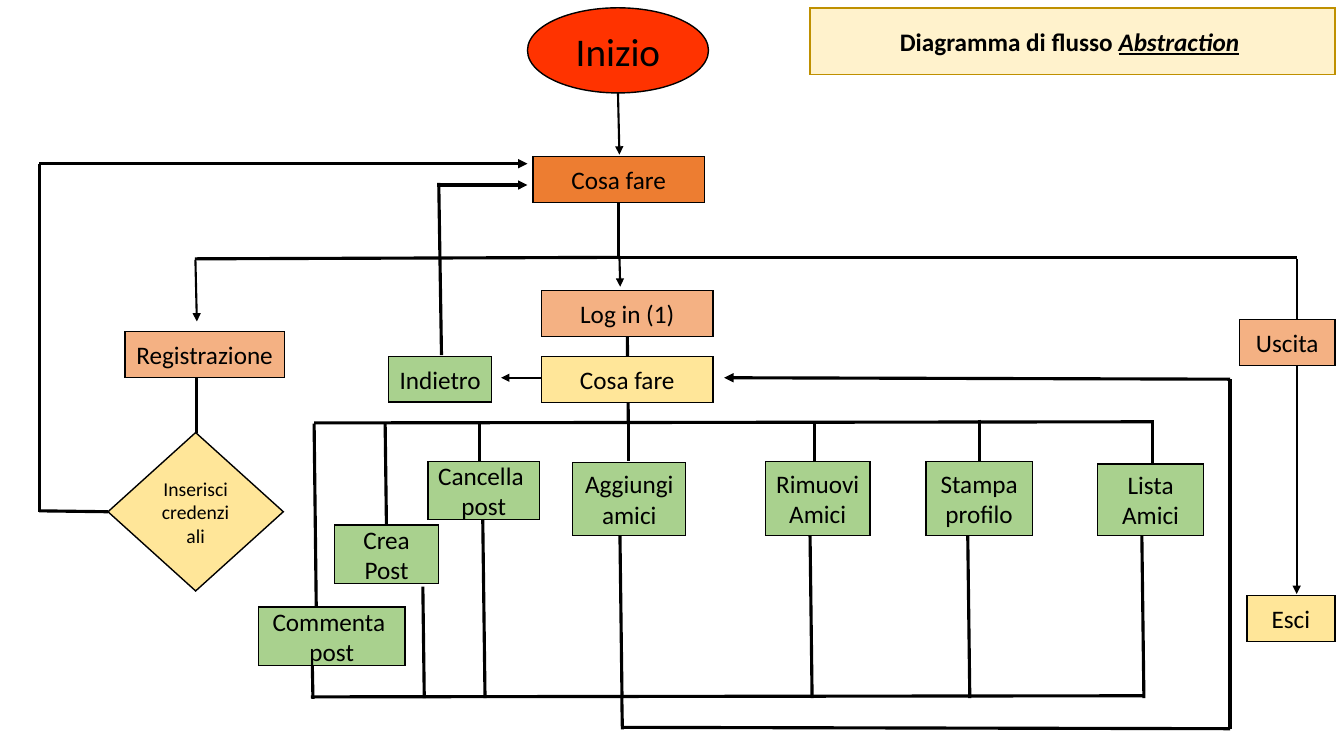
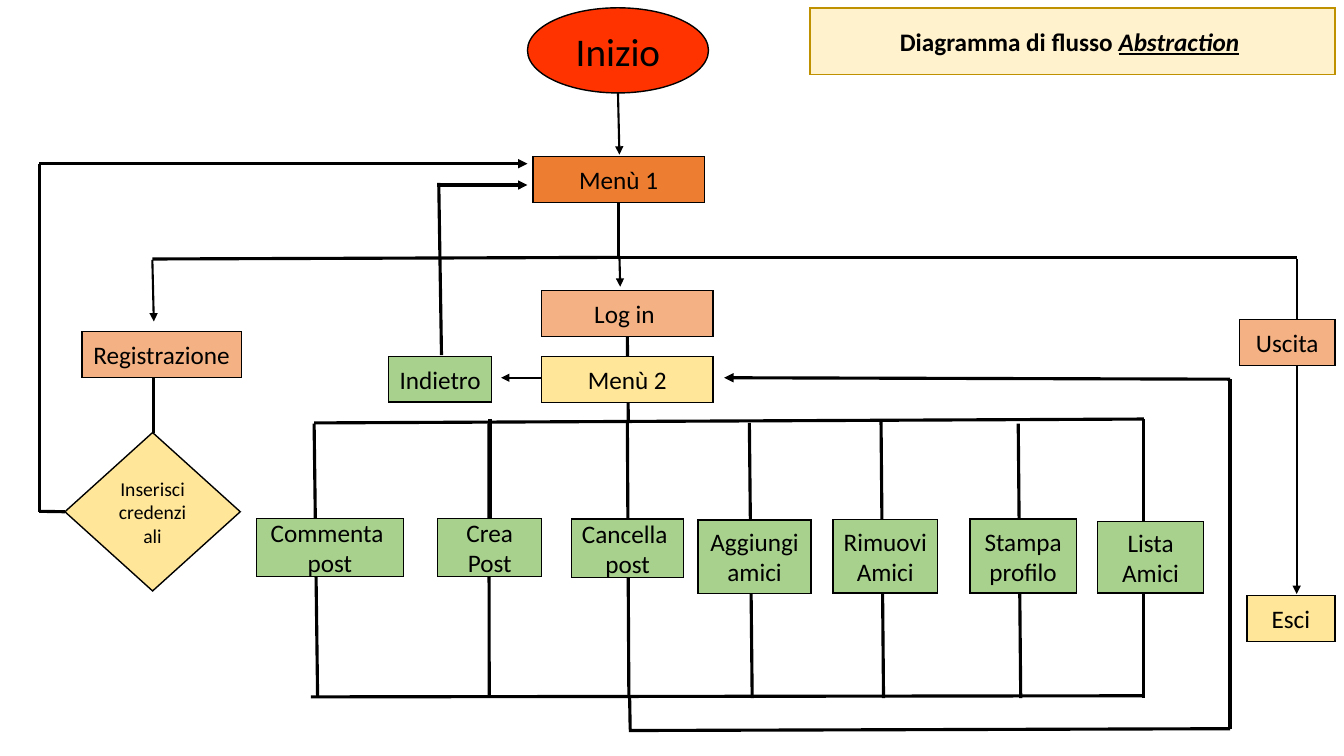
Before and after one commit to Vinx989/team4, a slide deck: slide 1 of flusso_prova.pptx. Drawn at 1344x756 pixels with LibreOffice and Linux fonts; fonts in the diff are those of the drawing. Boxes give left, top, right and bottom in pixels: in the first picture for what was removed or moved away, otherwise in the second. Text is boxed around its words. In the diff, an @@ line names an element or a change of style, - is before the commit and + after.

```diff
--- a/flusso_prova.pptx
+++ b/flusso_prova.pptx
@@ text in rectangle at box(579, 171, 658, 189): text changed @@
-Cosa fare
+Menù 1
@@ 1 diamond, 1 rectangle, 1 line, 1 arrow: place and size @@
-1 diamond, 1 rectangle, 1 line, 1 arrow at box(108, 260, 284, 591)
+1 diamond, 1 rectangle, 1 line, 1 arrow at box(65, 260, 241, 591)
@@ line moved from (619, 257) - (195, 259) to (619, 257) - (152, 259) @@
@@ text in rectangle at box(594, 305, 655, 328): text changed @@
-Log in (1)
+Log in
@@ text in rectangle at box(588, 371, 667, 390): text changed @@
-Cosa fare
+Menù 2
@@ line moved from (1154, 421) - (315, 423) to (1144, 419) - (315, 423) @@
@@ line moved from (385, 423) - (387, 535) to (490, 419) - (490, 555) @@
@@ line removed from (628, 419) to (628, 461) @@
@@ line removed from (979, 419) to (979, 461) @@
@@ line moved from (1142, 520) - (1144, 699) to (1144, 419) - (1144, 699) @@
@@ line moved from (315, 423) - (317, 607) to (315, 423) - (318, 697) @@
@@ line removed from (480, 421) to (480, 461) @@
@@ line moved from (422, 587) - (424, 699) to (489, 423) - (489, 696) @@
@@ line moved from (483, 520) - (485, 699) to (627, 420) - (629, 699) @@
@@ line moved from (620, 520) - (622, 699) to (749, 423) - (752, 699) @@
@@ line removed from (815, 423) to (815, 464) @@
@@ line moved from (810, 520) - (813, 699) to (881, 421) - (884, 699) @@
@@ line moved from (968, 520) - (970, 699) to (1018, 423) - (1021, 699) @@
@@ line removed from (1152, 421) to (1152, 463) @@
@@ line moved from (108, 512) - (39, 511) to (65, 512) - (39, 511) @@
@@ rectangle "Commenta": place and size @@
-rectangle "Commenta" at box(258, 607, 405, 665)
+rectangle "Commenta" at box(256, 518, 403, 577)
@@ rectangle "Crea Post": place and size @@
-rectangle "Crea Post" at box(335, 525, 440, 584)
+rectangle "Crea Post" at box(438, 518, 542, 577)
@@ rectangle "Cancella": place and size @@
-rectangle "Cancella" at box(427, 462, 539, 520)
+rectangle "Cancella" at box(572, 519, 684, 578)
@@ rectangle "Aggiungi": place and size @@
-rectangle "Aggiungi" at box(573, 463, 686, 536)
+rectangle "Aggiungi" at box(699, 520, 812, 594)
@@ rectangle "Rimuovi": place and size @@
-rectangle "Rimuovi" at box(765, 462, 870, 535)
+rectangle "Rimuovi" at box(833, 519, 938, 593)
@@ rectangle "Stampa": place and size @@
-rectangle "Stampa" at box(927, 462, 1033, 535)
+rectangle "Stampa" at box(970, 519, 1077, 593)
@@ rectangle "Lista": place and size @@
-rectangle "Lista" at box(1098, 464, 1205, 535)
+rectangle "Lista" at box(1098, 522, 1205, 594)
@@ line removed from (313, 665) to (313, 699) @@
@@ line moved from (622, 696) - (622, 730) to (630, 696) - (630, 730) @@
@@ line moved from (1230, 729) - (622, 728) to (1230, 729) - (629, 731) @@
```
Also in this commit, not shown: 1 other file.
